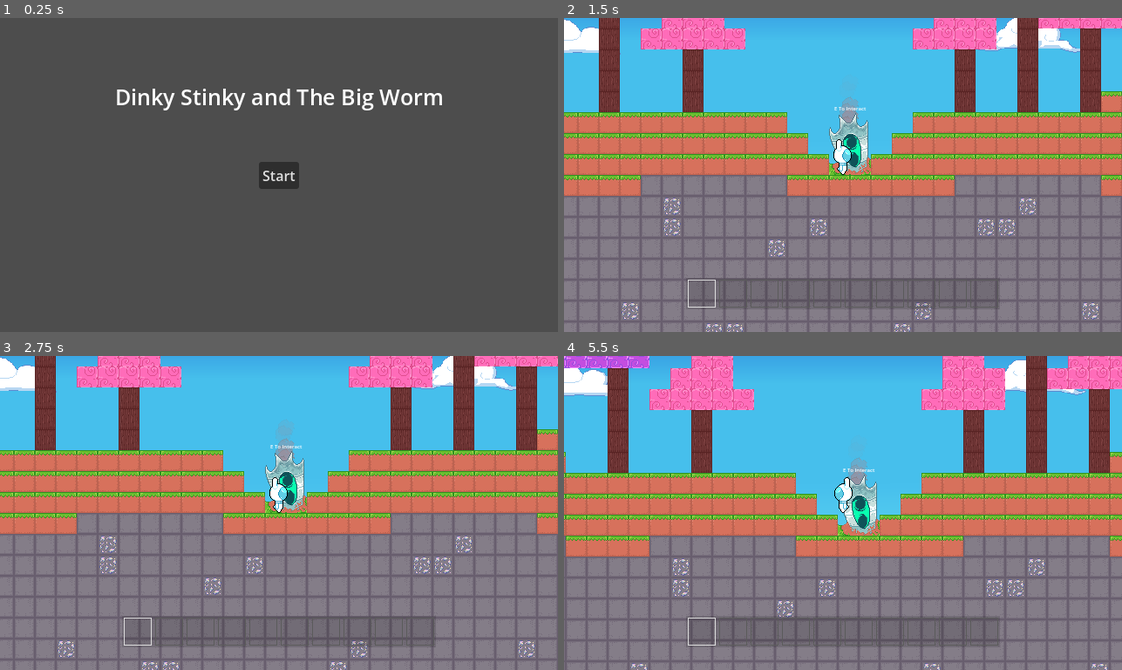
Above: before the commit, frames 1-4 (two rows, left to right).
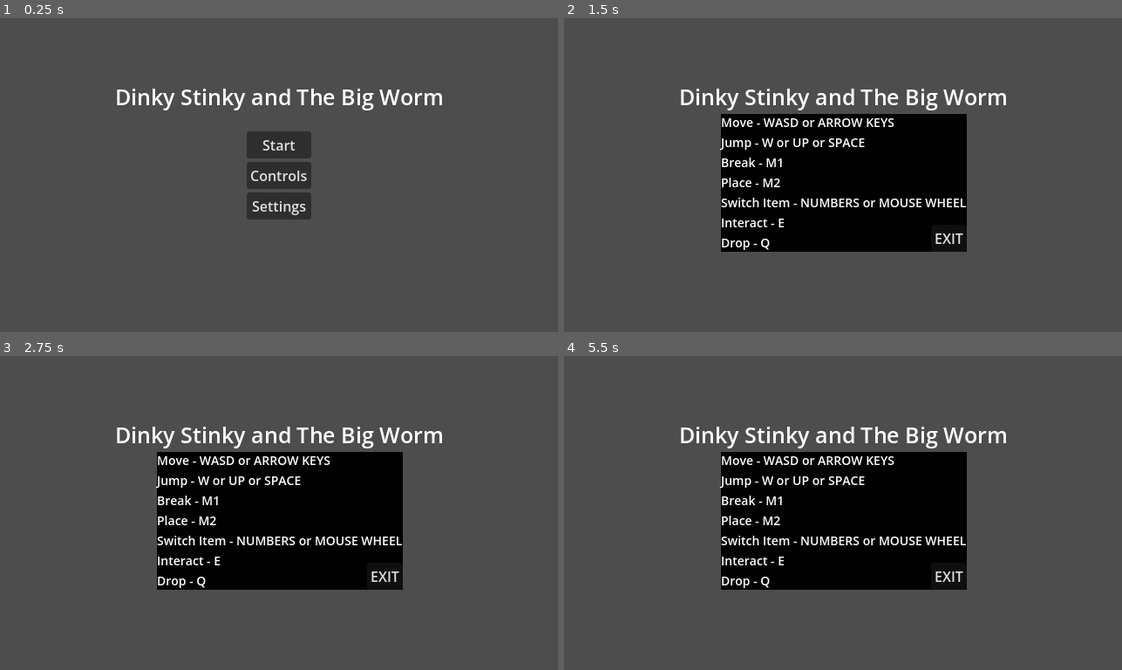
Above: after the commit, the same moments.

Repository: GriffinRio/Game-likeJam10
Game: Godot game, scene res://UI/main_menu.tscn
Same seed, same stepped clock (60 frames per second), same inputs: the game is played once before the commit and once after it.
Inputs (mouse positions are in pixels of both pictures, inside the frame that each line leads up to):
- Up to frame 1 (0.25 s): no input
- Up to frame 2 (1.5 s): click (843, 175) at 0.5 s, where only the run after the commit has a clickable "Controls"; click (843, 206) at 1.25 s, where only the run after the commit has a clickable "Settings"
- Up to frame 3 (2.75 s): click (279, 481) at 2 s, where only the run after the commit has a clickable "Start"
- Up to frame 4 (5.5 s): click (843, 481) at 2.75 s, where only the run after the commit has a clickable "Start"; move the mouse to (965, 497) at 3.52 s; hold E (Interact) 3.53-4.28 s; hold D (Move_Right) 3.53-5.03 s; tap W (Jump) at 3.77, 4.07, 4.52, 4.55, 4.82 s; right-click (965, 497) at 3.8 s; move the mouse to (731, 528) at 4.27 s; right-click (731, 528) at 4.35 s; move the mouse to (898, 443) at 5.02 s; hold A (Move_Left) from 5.03 s (still down); hold W (Jump) from 5.03 s (still down); tap E (Interact) at 5.3 s

The runs differ from the first frame. In frame 1, 2.4% of the frame differs, in the area x 44-56%, y 36-65%; in frame 2, 98%, in the area x 0-100%, y 0-100%; in frame 3, 98%; in frame 4, 98%.

Commit message:
Added very basic controls menu

Diff:
--- a/gameLikeJam10/UI/main_menu.gd
+++ b/gameLikeJam10/UI/main_menu.gd
@@ -1,17 +1,19 @@
 extends Control
 
 const MAIN = preload("uid://8mqlsnp7uqw4")
+@onready var controls: Control = $Controls
 
 
 # Called when the node enters the scene tree for the first time.
 func _ready() -> void:
-	pass # Replace with function body.
+	controls.visible = false
+
+func _on_start_button_pressed() -> void:
+	get_tree().change_scene_to_packed(MAIN)
 
 
-# Called every frame. 'delta' is the elapsed time since the previous frame.
-func _process(delta: float) -> void:
-	pass
+func _on_controls_pressed() -> void:
+	controls.visible = true
 
-
-func _on_button_pressed() -> void:
-	get_tree().change_scene_to_packed(MAIN)
+func _on_exit_controls_pressed() -> void:
+	controls.visible = false
--- a/gameLikeJam10/UI/main_menu.tscn
+++ b/gameLikeJam10/UI/main_menu.tscn
@@ -10,21 +10,6 @@
 grow_horizontal = 2
 grow_vertical = 2
 script = ExtResource("1_p8ccj")
-
-[node name="Button" type="Button" parent="." unique_id=1762240965]
-layout_mode = 1
-anchors_preset = 8
-anchor_left = 0.5
-anchor_top = 0.5
-anchor_right = 0.5
-anchor_bottom = 0.5
-offset_left = -4.0
-offset_top = -4.0
-offset_right = 4.0
-offset_bottom = 4.0
-grow_horizontal = 2
-grow_vertical = 2
-text = "Start"
 
 [node name="Label" type="Label" parent="." unique_id=1831003146]
 layout_mode = 1
@@ -39,4 +24,95 @@
 theme_override_font_sizes/font_size = 25
 text = "Dinky Stinky and The Big Worm"
 
-[connection signal="pressed" from="Button" to="." method="_on_button_pressed"]
+[node name="VBoxContainer" type="VBoxContainer" parent="." unique_id=954638224]
+layout_mode = 1
+anchors_preset = 8
+anchor_left = 0.5
+anchor_top = 0.5
+anchor_right = 0.5
+anchor_bottom = 0.5
+offset_left = -23.0
+offset_top = -20.0
+offset_right = 23.0
+offset_bottom = 20.0
+grow_horizontal = 2
+grow_vertical = 2
+
+[node name="StartButton" type="Button" parent="VBoxContainer" unique_id=1762240965]
+layout_mode = 2
+text = "Start"
+
+[node name="Controls" type="Button" parent="VBoxContainer" unique_id=318243648]
+layout_mode = 2
+text = "Controls"
+
+[node name="Settings" type="Button" parent="VBoxContainer" unique_id=1373544689]
+layout_mode = 2
+text = "Settings"
+
+[node name="Controls" type="Control" parent="." unique_id=963028258]
+visible = false
+layout_mode = 1
+anchors_preset = 8
+anchor_left = 0.5
+anchor_top = 0.5
+anchor_right = 0.5
+anchor_bottom = 0.5
+offset_left = -19.0
+offset_top = -3.0
+offset_right = 20.0
+offset_bottom = 20.0
+grow_horizontal = 2
+grow_vertical = 2
+
+[node name="ColorRect" type="ColorRect" parent="Controls" unique_id=1356709894]
+custom_minimum_size = Vector2(282, 158)
+layout_mode = 1
+anchors_preset = 8
+anchor_left = 0.5
+anchor_top = 0.5
+anchor_right = 0.5
+anchor_bottom = 0.5
+offset_left = -141.0
+offset_top = -79.0
+offset_right = 141.0
+offset_bottom = 79.0
+grow_horizontal = 2
+grow_vertical = 2
+color = Color(0, 0, 0, 1)
+
+[node name="ExitControls" type="Button" parent="Controls/ColorRect" unique_id=564708256]
+custom_minimum_size = Vector2(20, 20)
+layout_mode = 1
+anchors_preset = 3
+anchor_left = 1.0
+anchor_top = 1.0
+anchor_right = 1.0
+anchor_bottom = 1.0
+offset_left = -8.0
+offset_top = -8.0
+grow_horizontal = 0
+grow_vertical = 0
+text = "EXIT"
+
+[node name="Label" type="Label" parent="Controls" unique_id=219917669]
+custom_minimum_size = Vector2(282, 158)
+layout_mode = 1
+anchors_preset = 15
+anchor_right = 1.0
+anchor_bottom = 1.0
+grow_horizontal = 2
+grow_vertical = 2
+theme_override_font_sizes/font_size = 14
+text = "Move - WASD or ARROW KEYS
+Jump - W or UP or SPACE
+Break - M1
+Place - M2
+Switch Item - NUMBERS or MOUSE WHEEL
+Interact - E
+Drop - Q"
+
+[connection signal="pressed" from="VBoxContainer/StartButton" to="." method="_on_start_button_pressed"]
+[connection signal="pressed" from="VBoxContainer/Controls" to="." method="_on_controls_pressed"]
+[connection signal="pressed" from="VBoxContainer/Settings" to="." method="_on_settings_pressed"]
+[connection signal="pressed" from="Controls/ColorRect/ExitControls" to="." method="_on_exit_controls_pressed"]
